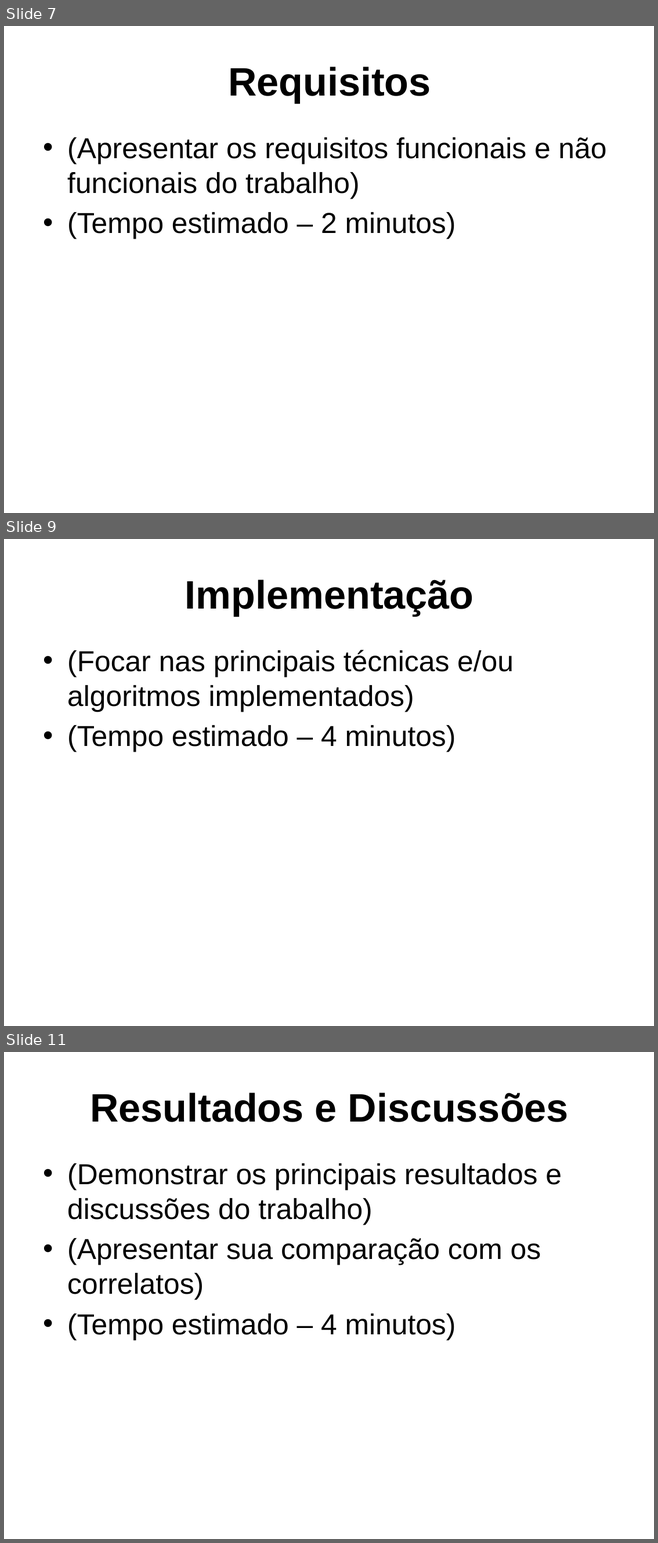
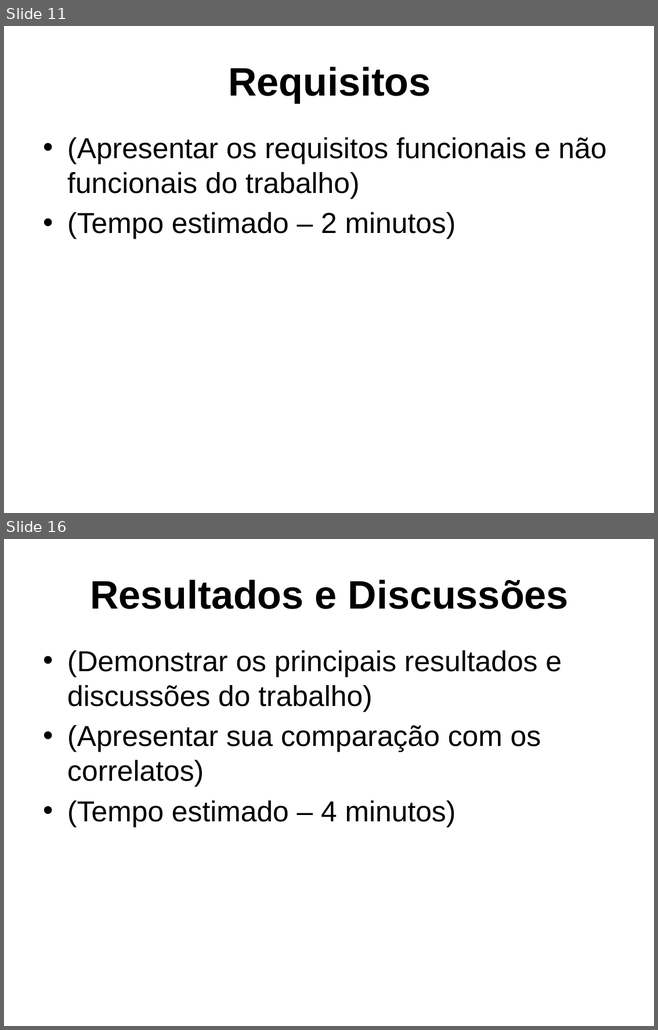
Before and after one commit to dalton-reis/tcc_bcc_2018_2_drkrause_DjonathanRafaelKrause, a slide deck: Textos/ApresentacaoTCC-DjonathanKrause.pptx. Shown one above the other, each under a label of ours: slides 7, 9 and 11 before the commit, slides 11 and 16 after it; the slides between them are not shown. The pictures are 658x1543 and 658x1030 pixels, drawn with LibreOffice and Linux fonts; fonts in the diff are those of the drawing; background and template pictures are left out. Boxes give left, top, right and bottom in pixels: in the first picture for what was removed or moved away, otherwise in the second. Text is boxed around its words. In the diff, an @@ line names an element or a change of style, - is before the commit and + after.

```diff
--- a/Textos/ApresentacaoTCC-DjonathanKrause.pptx
+++ b/Textos/ApresentacaoTCC-DjonathanKrause.pptx
@@ slide 9 removed at bbox=[4, 539, 654, 1026], background picture (left out) @@
@@ title removed at bbox=[185, 580, 474, 616] @@
-Implementação
@@ text removed at bbox=[67, 650, 513, 752] @@
-• (Focar nas principais técnicas e/ou algoritmos implementados)
-• (Tempo estimado – 4 minutos)
@@ what was slide 7 is now slide 11 @@
@@ what was slide 11 is now slide 16 @@
```
Also in this commit, not shown: 5 slides changed, 9 slides added, 3 other slides removed, 4 other files.
